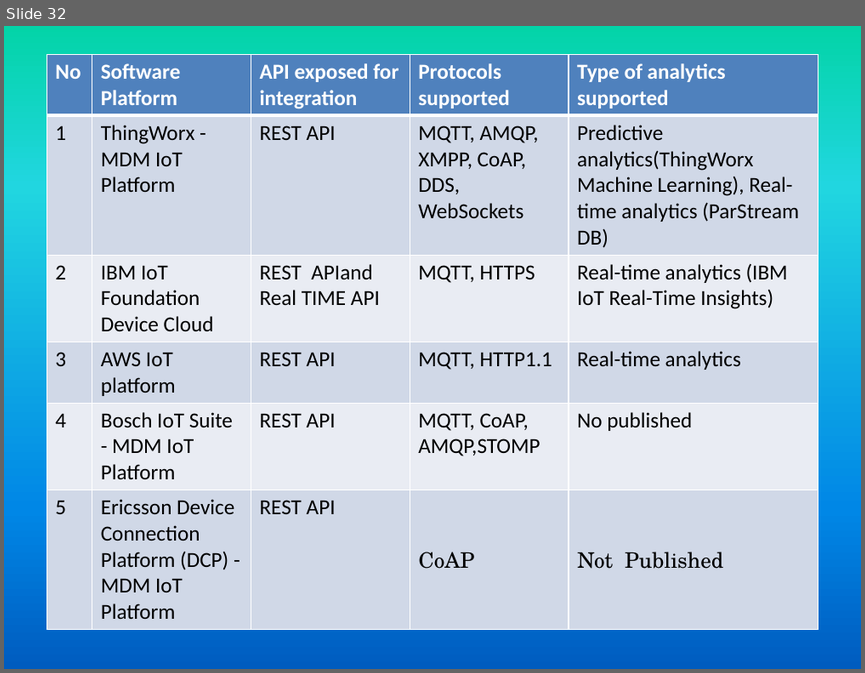
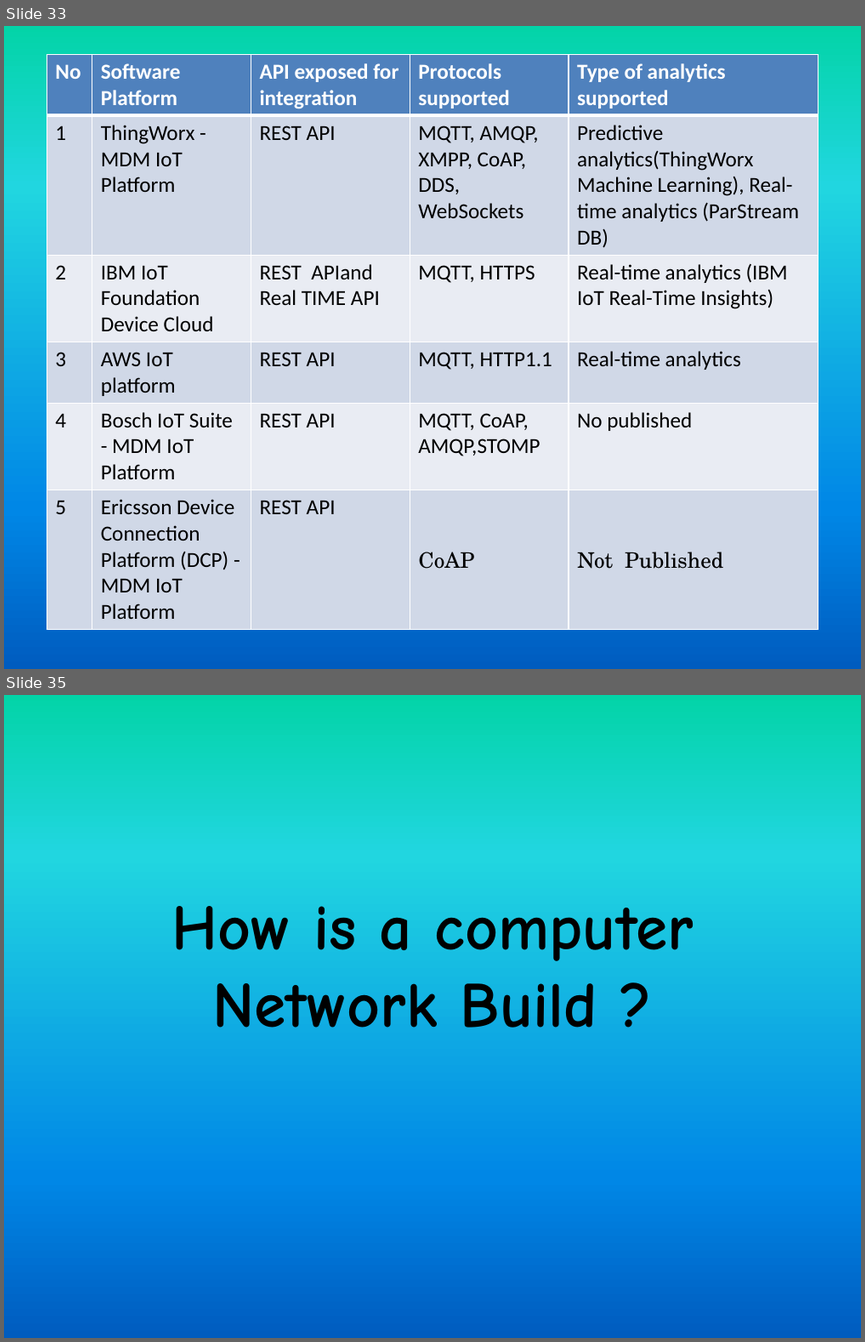
Before and after one commit to girishsukukumar/IOT, a slide deck: IO-1.pptx. Shown one above the other, each under a label of ours: slide 32 before the commit, slides 33 and 35 after it; the slides between them are not shown. The pictures are 865x673 and 865x1342 pixels, drawn with LibreOffice and Linux fonts; fonts in the diff are those of the drawing. Boxes give left, top, right and bottom in pixels: in the first picture for what was removed or moved away, otherwise in the second. Text is boxed around its words. In the diff, an @@ line names an element or a change of style, - is before the commit and + after.

```diff
--- a/IO-1.pptx
+++ b/IO-1.pptx
@@ slide 35 added at [4, 695, 861, 1338], background gradient #03D4A8 to #21D6E0 to #0087E6 to #005CBF @@
@@ title added at [171, 906, 693, 1027], 54 pt, text #000000, bold @@
+How is a computer Network Build ?
@@ what was slide 32 is now slide 33 @@
```
Also in this commit, not shown: 2 slides changed, 20 other slides added.
